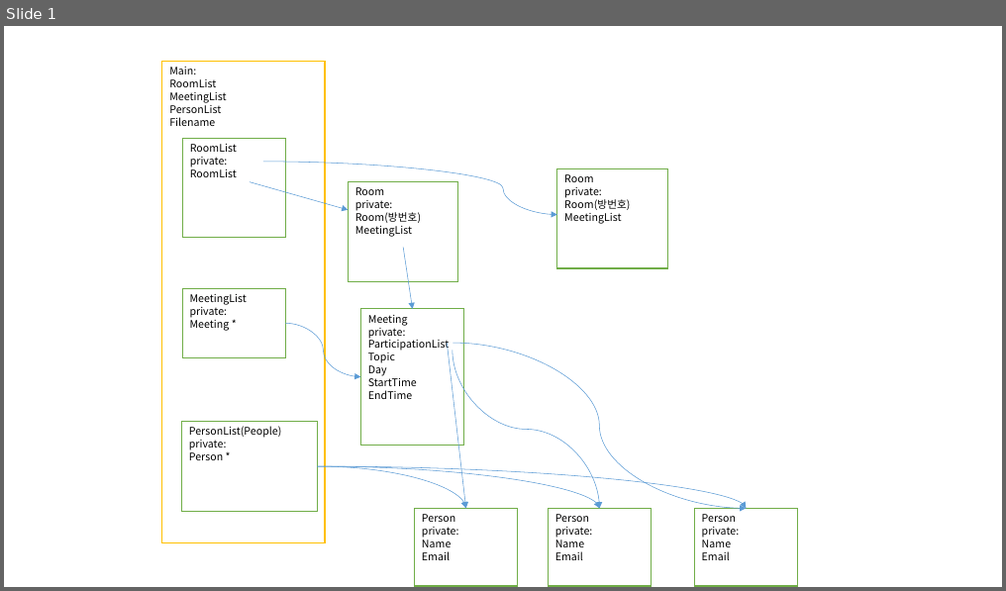
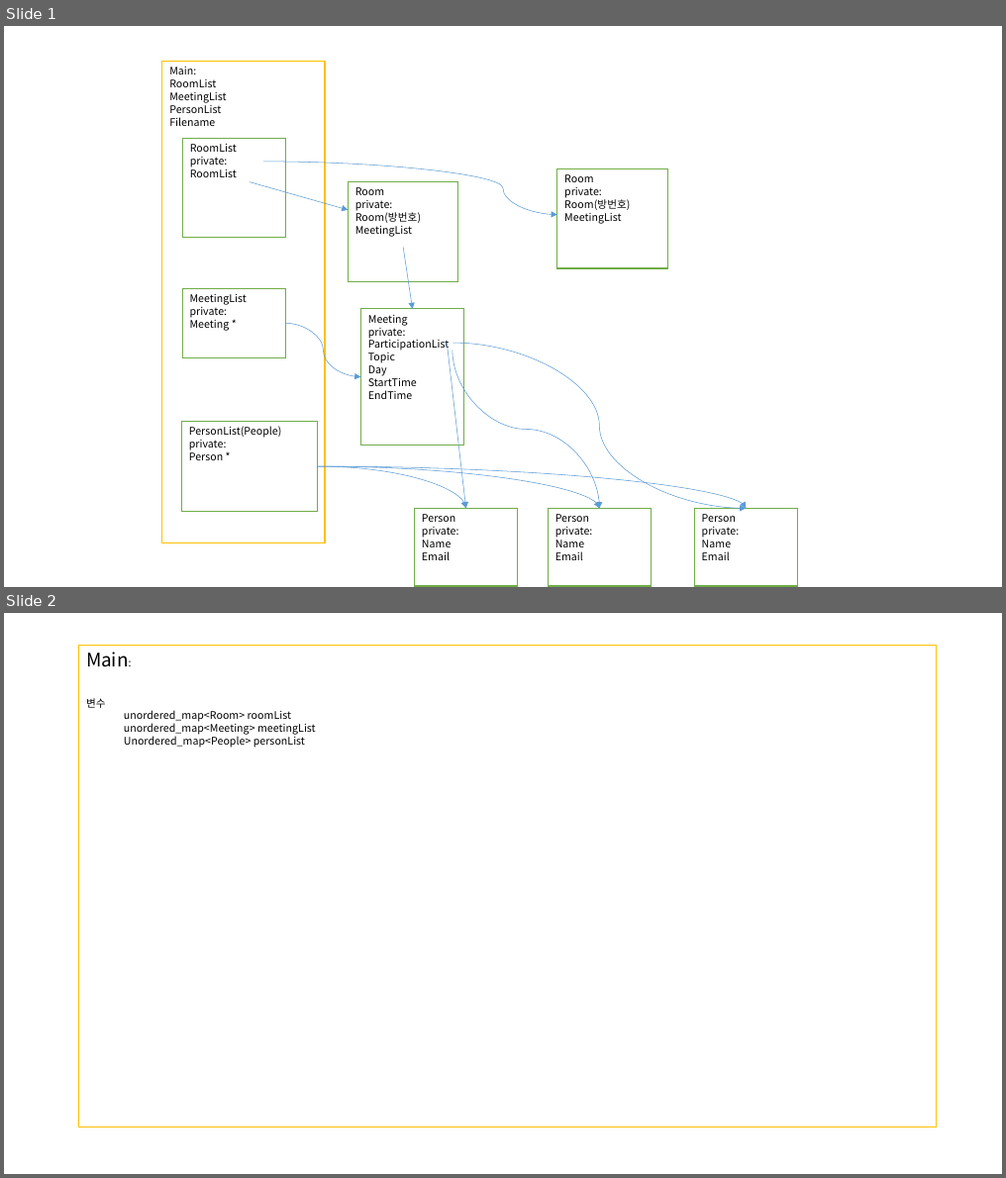
Before and after one commit to tjddus9597/KH_meetingmanager_real, a slide deck: 프로젝트_수정.pptx. Shown one above the other, each under a label of ours: slide 1 before the commit, slides 1 and 2 after it. The pictures are 1006x591 and 1006x1178 pixels, drawn with LibreOffice and Linux fonts; fonts in the diff are those of the drawing. Boxes give left, top, right and bottom in pixels: in the first picture for what was removed or moved away, otherwise in the second. Text is boxed around its words. In the diff, an @@ line names an element or a change of style, - is before the commit and + after.

```diff
--- a/프로젝트_수정.pptx
+++ b/프로젝트_수정.pptx
@@ slide 2 added at <box>4,613,1002,1174</box>, background #FFFFFF @@
@@ rectangle added at <box>79,646,937,1128</box>, fill #FFFFFF, outline #FFC000 1 pt, 10.1 pt, text #000000 @@
+Main:
+변수
+  unordered_map<Room> roomList
+  unordered_map<Meeting> meetingList
+  Unordered_map<People> personList
```
Also in this commit, not shown: 4 other files.
